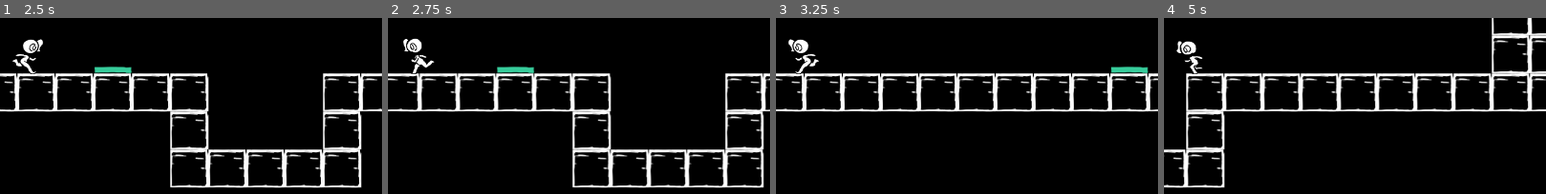
Above: before the commit, frames 1-4 (left to right).
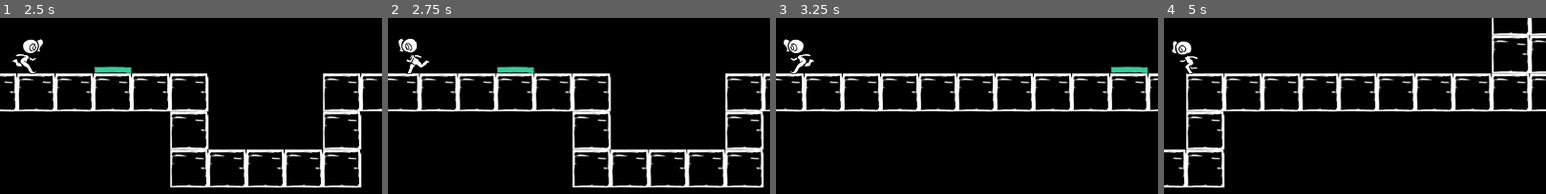
Above: after the commit, the same moments.

Repository: kalebye2/godot-wild-jam-31
Game: Godot game, scene res://scene/init.tscn
The game is run twice, just before and just after one commit, with the same random seed, the same clock (stepped at 60 frames per second) and the same inputs.
Inputs (mouse positions are % of the whole screen's width and height, from its top left):
- Up to frame 1 (2.5 s): tap Enter at 0.5 s; move the mouse to (72, 55) at 0.52 s; hold Right (walk_right) 0.53-2.03 s; tap C (dash) at 0.6, 1.35, 2.1 s; tap Up (jump) at 0.77, 1.52 s; move the mouse to (30, 67) at 1.27 s; move the mouse to (60, 34) at 2.02 s; hold Left (walk_left) from 2.03 s (still down)
- Up to frame 2 (2.75 s): keep holding Left (walk_left)
- Up to frame 3 (3.25 s): move the mouse to (45, 85) at 2.77 s; release Left (walk_left) at 2.78 s; hold Right (walk_right) from 2.78 s (still down); tap C (dash) at 2.85 s; tap Up (jump) at 3.02 s
- Up to frame 4 (5 s): move the mouse to (80, 79) at 3.52 s; tap C (dash) at 3.6, 4.35 s; tap Up (jump) at 3.77, 4.52 s; move the mouse to (20, 42) at 4.27 s; release Right (walk_right) at 4.28 s; hold Left (walk_left) from 4.28 s (still down)
The pictures show only the part of the screen within x 46-96%, y 50-100%; the shares and areas given below are measured in that part.

Frame 1 is identical in both runs. In frame 2, 0.7% of the frame differs, in the area x 2-13%, y 11-32%; in frame 3, 0.8%, in the area x 2-12%, y 11-32%; in frame 4, 0.7%.

Commit message:
Improvement in collisions/game juice

Diff:
--- a/project.godot
+++ b/project.godot
@@ -118,6 +118,7 @@
 [layer_names]
 
 2d_physics/layer_1="physical"
+2d_physics/layer_2="hurt_area"
 2d_physics/layer_11="checkpoint/exit"
 2d_physics/layer_12="hint"
 
--- a/scene/objects/hazards/saw.tscn
+++ b/scene/objects/hazards/saw.tscn
@@ -40,10 +40,21 @@
 "speed": 24.0
 } ]
 
+[sub_resource type="CircleShape2D" id=8]
+radius = 61.1806
+
 [node name="saw" type="Node2D"]
 z_index = -1
 
 [node name="animated_sprite" type="AnimatedSprite" parent="."]
 frames = SubResource( 7 )
-frame = 2
+frame = 5
 playing = true
+
+[node name="hurt_area" type="Area2D" parent="."]
+input_pickable = false
+collision_layer = 2
+collision_mask = 2
+
+[node name="collision_shape_2d" type="CollisionShape2D" parent="hurt_area"]
+shape = SubResource( 8 )
--- a/scene/objects/player/player.tscn
+++ b/scene/objects/player/player.tscn
@@ -245,7 +245,7 @@
 texture = ExtResource( 2 )
 vframes = 8
 hframes = 8
-frame = 1
+frame = 14
 __meta__ = {
 "_edit_lock_": true
 }
--- a/scripts/objects/player.gd
+++ b/scripts/objects/player.gd
@@ -103,6 +103,7 @@
 
 func _physics_process(delta) -> void:
 	$sprite.flip_h = true if direction == LEFT else false
+	$sprite.offset.x = -8 if direction == LEFT else 0
 
 	match state:
 		IDLE:
Not shown: 1 places in scene/objects/hazards/saw.tscn that only renumber resources
